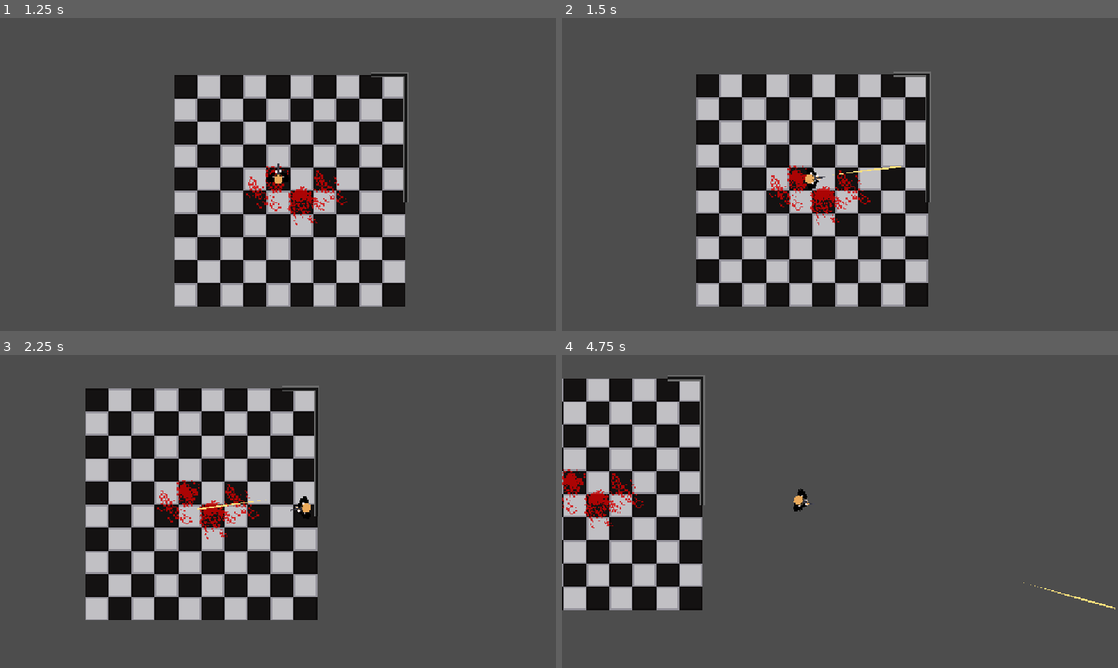
Above: before the commit, frames 1-4 (two rows, left to right).
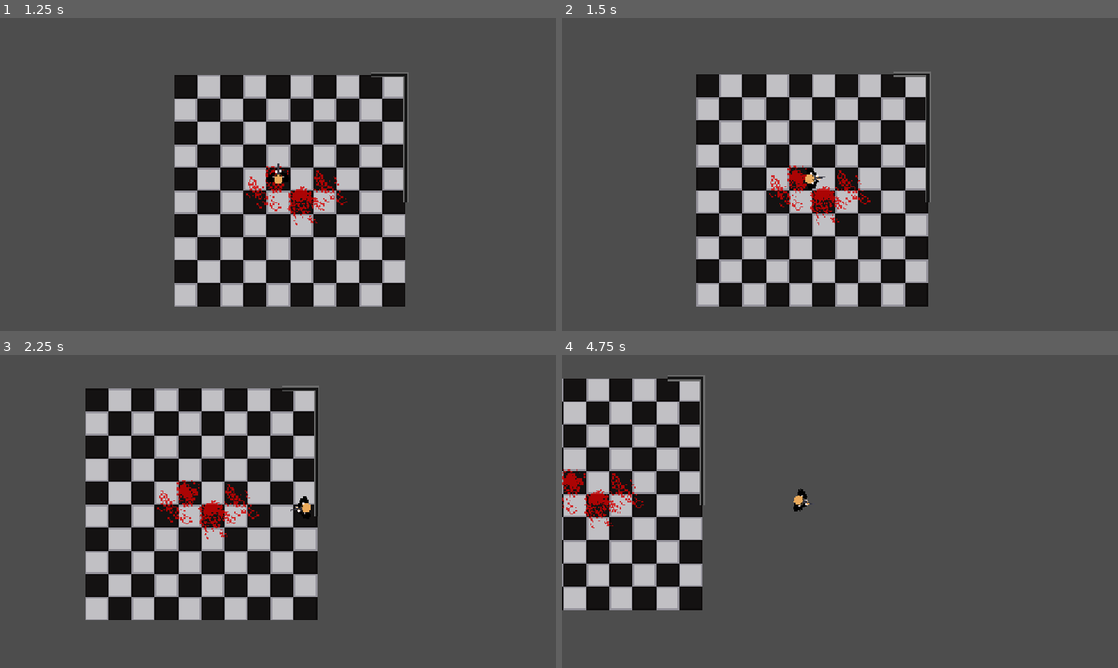
Above: after the commit, the same moments.

Repository: sparkworm/STATE
Game: Godot game, scene res://scenes/game.tscn
Same seed, same stepped clock (60 frames per second), same inputs: the game is played once before the commit and once after it.
Inputs (mouse positions are in pixels of both pictures, inside the frame that each line leads up to):
- Up to frame 1 (1.25 s): click "Play" at 0.5 s
- Up to frame 2 (1.5 s): tap Enter at 1.25 s; move the mouse to (962, 158) at 1.27 s; hold D (move_right) from 1.28 s (still down); click (962, 158) at 1.35 s
- Up to frame 3 (2.25 s): move the mouse to (166, 527) at 2.02 s; release D (move_right) at 2.03 s; hold S (move_down) from 2.03 s (still down); click (166, 527) at 2.1 s
- Up to frame 4 (4.75 s): move the mouse to (895, 442) at 2.77 s; release S (move_down) at 2.78 s; hold D (move_right) 2.78-3.53 s; click (895, 442) at 2.85 s; move the mouse to (812, 574) at 3.52 s; hold W (move_up) 3.53-4.28 s; click (812, 574) at 3.6 s; move the mouse to (1006, 558) at 4.27 s; hold A (move_left) from 4.28 s (still down); click (1006, 558) at 4.35 s

Frame 1 is identical in both runs. In frame 2, less than 0.1% of the frame differs, in the area x 48-61%, y 47-51%; in frame 3, less than 0.1%; in frame 4, less than 0.1%, in the area x 83-100%, y 72-82%.

Commit message:
Added functionality for reloading magazines and round-reload weapons.  May need to refactor.

Diff:
--- a/autoload/globals.gd
+++ b/autoload/globals.gd
@@ -3,7 +3,7 @@
 enum AmmoTypes {
 	# pistol
 	NINE_MM, # Glock, MP5,
-	ACP_45, # 1911, UMP-45, Thompson M1
+	ACP_45, # 1911?, UMP-45, Thompson M1, USP
 	MAGNUM_44, # Magnum revolver
 	FIVE_SEVEN, # FN Five Seven, p90
 	# rifle
@@ -13,5 +13,36 @@
 	TWELVE_GAUGE, # Mossberg 500
 }
 
+enum Weapons {
+	# pistol
+	GLOCK17,
+	USP,
+	MAGNUM_REVOLVER,
+	FIVE_SEVEN,
+	# SMG
+	MP5,
+	UMP45,
+	THOMPSON,
+	# rifle
+	M4,
+	M24, # bolt action sniper rifle in 7.62x51
+	# shotgun
+	MOSSBERG500
+}
+
+## The cartridge used by a specific weapon
+const WeaponAmmo: Dictionary[Weapons, AmmoTypes] = {
+	Weapons.GLOCK17 : AmmoTypes.NINE_MM,
+	Weapons.USP : AmmoTypes.ACP_45,
+	Weapons.MAGNUM_REVOLVER : AmmoTypes.MAGNUM_44,
+	Weapons.FIVE_SEVEN : AmmoTypes.FIVE_SEVEN,
+	Weapons.MP5 : AmmoTypes.NINE_MM,
+	Weapons.UMP45 : AmmoTypes.ACP_45,
+	Weapons.THOMPSON : AmmoTypes.ACP_45,
+	Weapons.M4 : AmmoTypes.NATO_556,
+	Weapons.M24 : AmmoTypes.NATO_762X51,
+	Weapons.MOSSBERG500 : AmmoTypes.TWELVE_GAUGE,
+}
+
 var current_scene_idx: SceneAccess.IDX = SceneAccess.IDX.MENU
 var debug_pixel: PackedScene = preload("res://scenes/debug/debug_pixel.tscn")
--- a/project.godot
+++ b/project.godot
@@ -61,6 +61,11 @@
 "events": [Object(InputEventMouseButton,"resource_local_to_scene":false,"resource_name":"","device":-1,"window_id":0,"a …(258 unchanged characters)…
 ]
 }
+reload={
+"deadzone": 0.2,
+"events": [Object(InputEventKey,"resource_local_to_scene":false,"resource_name":"","device":-1,"window_id":0,"alt_pressed":false,"shift_pressed":false,"ctrl_pressed":false,"meta_pressed":false,"pressed":false,"keycode":0,"physical_keycode":82,"key_label":0,"unicode":114,"location":0,"echo":false,"script":null)
+]
+}
 
 [layer_names]
 
--- a/project_time.json
+++ b/project_time.json
@@ -1,14 +1,14 @@
 {
-  "2D": 691.0,
+  "2D": 697.0,
   "3D": 0.0,
   "ASSETLIB": 0.0,
-  "GAME": 30.0,
-  "SCRIPT": 6679.0,
-  "current_screen": "Script",
-  "external_time": 13673.0,
+  "GAME": 797.0,
+  "SCRIPT": 11956.0,
+  "current_screen": "2D",
+  "external_time": 14704.0,
   "idle_time": 0.0,
   "idle_time_out": 5.0,
-  "project_time": 7411.0,
+  "project_time": 13463.0,
   "rest_time_enabled": false,
   "rest_time_value": 15.0
 }
--- a/scenes/characters/player.tscn
+++ b/scenes/characters/player.tscn
@@ -1,9 +1,8 @@
-[gd_scene load_steps=7 format=3 uid="uid://d0gbvf0b4eiq4"]
+[gd_scene load_steps=6 format=3 uid="uid://d0gbvf0b4eiq4"]
 
 [ext_resource type="PackedScene" uid="uid://bou5t0p158o7h" path="res://scenes/parent/character.tscn" id="1_rp718"]
 [ext_resource type="PackedScene" uid="uid://clg4816pvwavy" path="res://scenes/characters/bodies/test_body.tscn" id="2_76oj4"]
 [ext_resource type="Script" uid="uid://ccjbrtvt28wdc" path="res://scenes/characters/player_controller.gd" id="2_yewv4"]
-[ext_resource type="PackedScene" uid="uid://ditjko8fp0fog" path="res://scenes/wieldable/revolver.tscn" id="4_atpat"]
 [ext_resource type="PackedScene" uid="uid://r0wwnjn5bab" path="res://scenes/components/cpt_velocity.tscn" id="4_dyp2m"]
 
 [sub_resource type="CapsuleShape2D" id="CapsuleShape2D_atpat"]
@@ -11,7 +10,6 @@
 height = 16.0
 
 [node name="Player" node_paths=PackedStringArray("body") instance=ExtResource("1_rp718")]
-starting_item = ExtResource("4_atpat")
 body = NodePath("Body")
 
 [node name="MoveCollision" type="CollisionShape2D" parent="." index="0"]
@@ -29,3 +27,8 @@
 max_speed = 120.0
 acceleration = 500.0
 decel = 250.0
+
+[node name="Inventory" parent="." index="5"]
+individual_ammo = Dictionary[int, int]({
+2: 6
+})
--- a/scenes/characters/player_controller.gd
+++ b/scenes/characters/player_controller.gd
@@ -16,6 +16,24 @@
 		var item: Wieldable = player.get_item_held()
 		if item != null:
 			item._use()
+	if Input.is_action_just_pressed("reload"):
+		handle_reload()
+
+func handle_reload() -> void:
+	var weapon: WieldableGun = player.get_item_held()
+	if weapon == null:
+		print("No weapon to reload")
+	else:
+		if not player.inventory.has_ammo_for_weapon(weapon):
+			print("No ammo for ", weapon.item_name, " reload.")
+		else:
+			if weapon.mag_reloadable:
+				var mag: Magazine = player.inventory.get_mag_for_reload(weapon)
+				print(mag)
+				weapon.mag_reload(mag)
+			else:
+				player.inventory.individual_ammo[weapon.ID] -= 1
+				weapon.round_reload()
 
 func handle_movement(delta: float) -> void:
 	cpt_velocity.velocity = player.get_real_velocity()
--- a/scenes/components/character_inventory.gd
+++ b/scenes/components/character_inventory.gd
@@ -5,4 +5,33 @@
 @export var wieldables: Array[Wieldable]
 
 ## Stores all kinds of ammo
-@export var ammo: Dictionary[Globals.AmmoTypes,int]
+@export var individual_ammo: Dictionary[Globals.AmmoTypes,int]
+
+var magazines: Array[Magazine]
+
+## Returns whether there is ammo that can be reloaded into a given weapon
+func has_ammo_for_weapon(weapon: WieldableGun) -> bool:
+	if weapon.mag_reloadable:
+		for mag in magazines:
+			if mag.gun_type == weapon.ID:
+				print("Mag found: ", mag)
+				return true
+		return false
+	if individual_ammo.has(weapon.ID):
+		return individual_ammo[weapon.ID] > 0
+	return false
+
+## Removes and returns first magazine of the correct type
+## WARNING: mag reloading is untested
+func get_mag_for_reload(weapon: WieldableGun) -> Magazine:
+	for idx in range(magazines.size()):
+		print(idx)
+		var mag: Magazine = magazines[idx]
+		if mag.gun_type == weapon.ID:
+				magazines.remove_at(idx)
+				return mag
+	print("No available mag, returning null")
+	return null
+
+func add_mag(new_mag: Magazine) -> void:
+	magazines.append(new_mag)
--- a/scenes/components/cpt_ammo.gd
+++ b/scenes/components/cpt_ammo.gd
@@ -1,6 +1,9 @@
 class_name CptAmmo
 extends Node
 ## Used to represent the amount of ammo held in a given weapon
+
+## The type of ammo this is currently representing
+@export var ammo_type: Globals.AmmoTypes
 
 ## The amount of ammo currently in the weapon
 @export var ammo: int
@@ -19,10 +22,9 @@
 	if ammo < 0:
 		print("WARNING: ammo is negative: ", ammo)
 
-## Represents replacing the current mag with a new one, with amnt being the amount of rounds in
-## the mag
-func mag_reload(amnt: int) -> void:
-	ammo = amnt
+## Represents replacing the current mag with a new one.
+func mag_reload(mag: Magazine) -> void:
+	ammo = mag.ammo_remaining
 
 ## Represents adding a round, such as with a shotgun or revolver
 func round_reload() -> void:
--- /dev/null
+++ b/scenes/components/magazine.gd
@@ -0,0 +1,20 @@
+class_name Magazine
+extends Object
+## Represents a magazine that can be loaded into a gun.  These are held in an array of an
+## inventory.  Magazine Pickups can also be found, adding their magazine object to said array.
+## Currently, magazines are deleted when inserted into a weapon, then created when thrown out,
+## with a difference in ammo equal to the amount of ammo used.
+
+## The type of gun that this magazine will fit into
+var gun_type: Globals.Weapons
+## Amount of ammo in the mag
+var ammo_remaining: int
+
+## initialize
+func _init(type: Globals.Weapons, amnt: int) -> void:
+	gun_type = type
+	ammo_remaining = amnt
+
+## Returns the specific cartridge used
+func get_ammo_type() -> Globals.AmmoTypes:
+	return Globals.WeaponAmmo[gun_type]
--- a/scenes/parent/character.gd
+++ b/scenes/parent/character.gd
@@ -5,10 +5,15 @@
 @export var body: Body
 
 @onready var item_holder: Node2D = $ItemHolder
+@onready var inventory: CharacterInventory = $Inventory
 
 func _ready() -> void:
+	# set starting item
 	if starting_item != null:
 		body.set_item_held(starting_item.instantiate())
+	# For testing purposes, give a magazine for a glock
+	inventory.add_mag(Magazine.new(Globals.Weapons.GLOCK17, 17))
+
 
 func get_item_held() -> Wieldable:
 	return body.get_item_held()
--- a/scenes/parent/character.tscn
+++ b/scenes/parent/character.tscn
@@ -1,11 +1,16 @@
-[gd_scene load_steps=2 format=3 uid="uid://bou5t0p158o7h"]
+[gd_scene load_steps=4 format=3 uid="uid://bou5t0p158o7h"]
 
 [ext_resource type="Script" uid="uid://b0wf0dwmtfij2" path="res://scenes/parent/character.gd" id="1_2rq4q"]
+[ext_resource type="PackedScene" uid="uid://dat6x3ipyki8e" path="res://scenes/components/character_inventory.tscn" id="2_eo5fb"]
+[ext_resource type="PackedScene" uid="uid://c7eup1hsit4r" path="res://scenes/wieldable/glock_17.tscn" id="2_yaawu"]
 
 [node name="Character" type="CharacterBody2D"]
 motion_mode = 1
 script = ExtResource("1_2rq4q")
+starting_item = ExtResource("2_yaawu")
 
 [node name="Controller" type="Node" parent="."]
 
 [node name="ItemHolder" type="Node2D" parent="."]
+
+[node name="Inventory" parent="." instance=ExtResource("2_eo5fb")]
--- a/scenes/parent/wieldable_gun.gd
+++ b/scenes/parent/wieldable_gun.gd
@@ -1,7 +1,13 @@
 class_name WieldableGun
 extends Wieldable
 
+signal magazine_ejected(mag: Magazine)
+
+@export var ID: Globals.Weapons
+## TODO
 @export var full_auto: bool
+## If true, can reload from mags, otherwise must round-reload
+@export var mag_reloadable: bool
 
 @export var proj_spawner: ProjectileSpawner
 @export var cpt_ammo: CptAmmo
@@ -19,3 +25,18 @@
 func can_use() -> bool:
 	# TEST: MAKE SURE THAT is_stopped() is the right function
 	return cpt_ammo.has_ammo() and fire_timer.is_stopped()
+
+
+func round_reload() -> void:
+	cpt_ammo.round_reload()
+
+func mag_reload(mag: Magazine) -> void:
+	cpt_ammo.mag_reload(mag)
+
+"""Returns the old mag (so that it can be
+## put in inventory o algo) and sets ammo equal to the ammount in the new mag"""
+
+"""if mag.gun_type != gun_type:
+		print("WARNING: Attempted to reload with incorrect type of ammo.  Should be ", ammo_type,
+				" but is ", mag.ammo_type)
+		return mag"""
--- /dev/null
+++ b/scenes/wieldable/glock_17.tscn
@@ -0,0 +1,10 @@
+[gd_scene load_steps=2 format=3 uid="uid://c7eup1hsit4r"]
+
+[ext_resource type="PackedScene" uid="uid://c58txqxqr8dq5" path="res://scenes/parent/wieldable_gun.tscn" id="1_0flrl"]
+
+[node name="Glock17" instance=ExtResource("1_0flrl")]
+mag_reloadable = true
+item_name = "Glock 17"
+
+[node name="TimerFire" parent="." index="2"]
+wait_time = 0.1
--- a/scenes/wieldable/revolver.tscn
+++ b/scenes/wieldable/revolver.tscn
@@ -3,6 +3,8 @@
 [ext_resource type="PackedScene" uid="uid://c58txqxqr8dq5" path="res://scenes/parent/wieldable_gun.tscn" id="1_fildt"]
 
 [node name="Revolver" instance=ExtResource("1_fildt")]
+ID = 2
+item_name = ".44 Magnum Revolver"
 
 [node name="CptAmmo" parent="." index="1"]
 ammo = 6
Not shown, changed: planning.txt
Not shown, added: scenes/components/magazine.gd.uid
